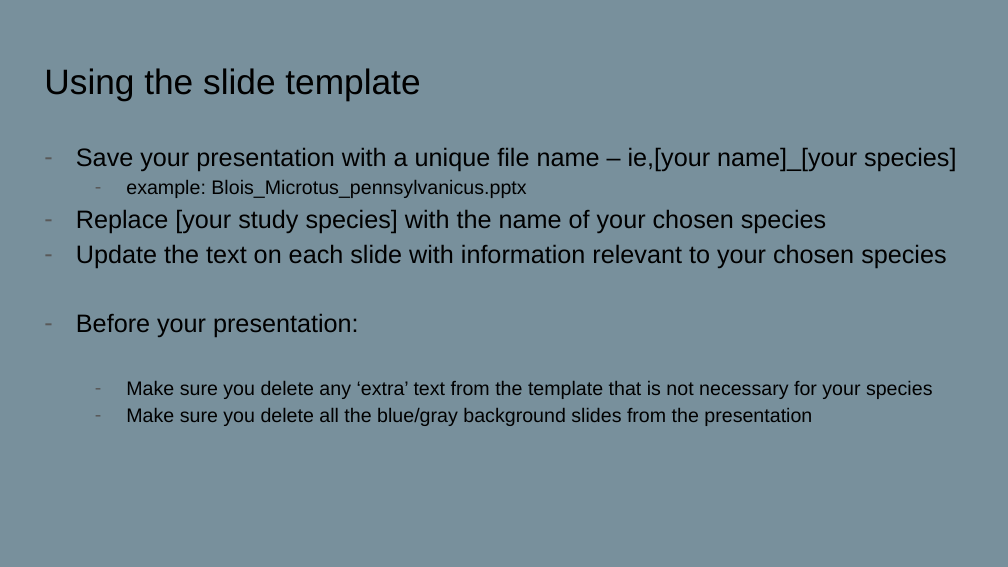
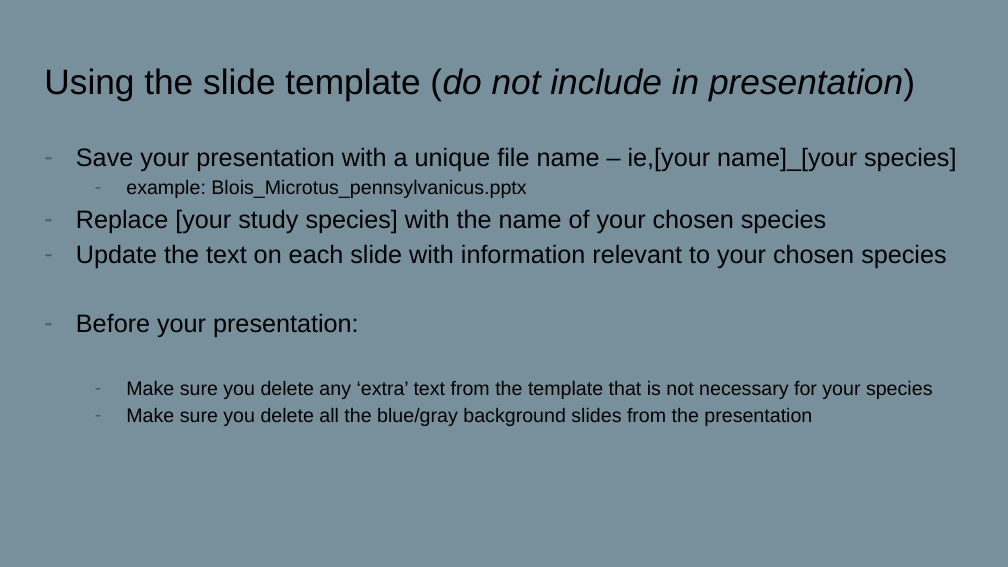
Before and after one commit to paleomammals/biodata_shortcourse, a slide deck: slide 6 of student presentation template.pptx. Drawn at 1008x567 pixels with LibreOffice and Linux fonts; fonts in the diff are those of the drawing. Boxes give left, top, right and bottom in pixels: in the first picture for what was removed or moved away, otherwise in the second. Text is boxed around its words. In the diff, an @@ line names an element or a change of style, - is before the commit and + after.

```diff
--- a/student presentation template.pptx
+++ b/student presentation template.pptx
@@ title at bbox=[44, 68, 915, 100]: text changed; italic on @@
-Using the slide template
+Using the slide template (do not include in presentation)
```
Also in this commit, not shown: 9 other slides changed, 8 other files.
